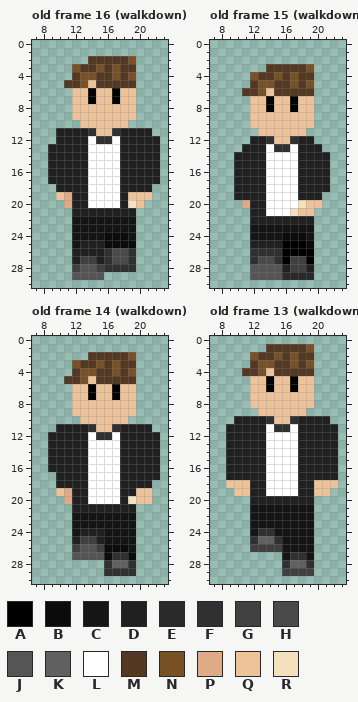
One commit to this pixel-art file: Assets/Art/Aseprite/wilbursoot.aseprite. This is how it looked before the edit.
32x32 pixels, 18 frames. Colours within 5 levels of each other are drawn and written as one. Shown: old frame 16 (walkdown): x 7..23, y 0..30; old frame 15 (walkdown): x 7..23, y 0..30; old frame 14 (walkdown): x 7..23, y 0..30; old frame 13 (walkdown): x 7..23, y 0..30. The commit also changed other frames, which this record leaves out.
Palette (. is transparent): A #000000  B #0b0b0b  C #151515  D #202020  E #2a2a2a  F #303030  G #404040  H #4a4a4a  J #555555  K #606060  L #ffffff  M #553822  N #785126  P #dfab85  Q #eec39a  R #f4e0bd
Pixels before, old frame 16 (walkdown), first column x 9:
 2 .....MMMMMN...
 3 ...NMMNMNMM...
 4 ...MNNMMNMN...
 5 ..MMNQMMMMM...
 6 ...QQAQQAQQ...
 7 ...QQAQQAQQ...
 8 ...QQQQQQQQ...
 9 ...QQQQQQQQ...
10 ....QQQQQQ....
11 .DDDDFQQFDDDD.
12 .DDDDLFFLDDDDD
13 DDDDDLLLLDDDDD
14 DDDDDLLLLDDDDD
15 DDDDDLLLLDDDDD
16 DDDDDLLLLDDDDD
17 DDDDDLLLLDDDDD
18 .DDDDLLLLDDDD.
19 .QPDDLLLLDQQQ.
20 ..PDDLLLLDRQ..
21 ...DDDDDDDD...
22 ...CCCCCCCC...
23 ...CCCCCCCC...
24 ...CCCCBBBC...
25 ...CDDDBBBB...
26 ...DDDDFHHF...
27 ...DGGDFHHF...
28 ...GJJGFFFF...
29 ...JJJJ.......
Pixels before, old frame 15 (walkdown), first column x 10:
 3 ....MMMMMN..
 4 ..NMMNMNMM..
 5 ..MNNMMNMN..
 6 .MMNQMMMMM..
 7 ..QQAQQAQQ..
 8 ..QQAQQAQQ..
 9 ..QQQQQQQQ..
10 ..QQQQQQQQ..
11 ...QQQQQQ...
12 ..DDFQQFDD..
13 .DDDLFFLDDD.
14 DDDDLLLLDDDD
15 DDDDLLLLDDDD
16 DDDDLLLLDDDD
17 DDDDLLLLDDDD
18 DDDDLLLLDDDD
19 DDDDLLLLDDD.
20 .PDDLLLLRQQ.
21 ..DDLLLRQQ..
22 ..DDDDDDDD..
23 ..CCCCCCCC..
24 ..CCCCBBBC..
25 ..DDDDAAAB..
26 ..FFFFAAAA..
27 ..FHHFAGGA..
28 ..JJJJDGGD..
29 ..JJJJEEEE..
Pixels before, old frame 14 (walkdown), first column x 9:
 2 .....MMMMMN...
 3 ...NMMNMNMM...
 4 ...MNNMMNMN...
 5 ..MMNQMMMMM...
 6 ...QQAQQAQQ...
 7 ...QQAQQAQQ...
 8 ...QQQQQQQQ...
 9 ...QQQQQQQQ...
10 ....QQQQQQ....
11 .DDDDFQQFDDDD.
12 DDDDDLFFLDDDDD
13 DDDDDLLLLDDDDD
14 DDDDDLLLLDDDDD
15 DDDDDLLLLDDDDD
16 DDDDDLLLLDDDDD
17 .DDDDLLLLDDDDD
18 .DDDDLLLLDDDD.
19 .QPDDLLLLDDQQ.
20 ..PDDLLLLDRQQ.
21 ...DDDDDDDD...
22 ...CCCCCCCC...
23 ...CCCCCCCC...
24 ...CDDDCCCC...
25 ...DGGDCCCC...
26 ...GJJGBBBC...
27 ...JJJJBFFB...
28 .......FKKF...
29 .......FFFF...
Pixels before, old frame 13 (walkdown), first column x 9:
 1 .....MMMMMN...
 2 ...NMMNMNMM...
 3 ...MNNMMNMN...
 4 ..MMNQMMMMM...
 5 ...QQAQQAQQ...
 6 ...QQAQQAQQ...
 7 ...QQQQQQQQ...
 8 ...QQQQQQQQ...
 9 ....QQQQQQ....
10 .DDDDFQQFDDDD.
11 DDDDDLFFLDDDDD
12 DDDDDLLLLDDDDD
13 DDDDDLLLLDDDDD
14 DDDDDLLLLDDDDD
15 DDDDDLLLLDDDDD
16 DDDDDLLLLDDDDD
17 DDDDDLLLLDDDDD
18 QQQDDLLLLDDQQQ
19 .QQDDLLLLDDQQ.
20 ...DDDDDDDD...
21 ...CCCCCCCC...
22 ...CCCCCCCC...
23 ...CCCCCCCC...
24 ...CFFCCCCC...
25 ...FKKFCCCC...
26 ...GGGGCCCC...
27 .......CFFC...
28 .......FKKF...
29 .......GGGG...
After:
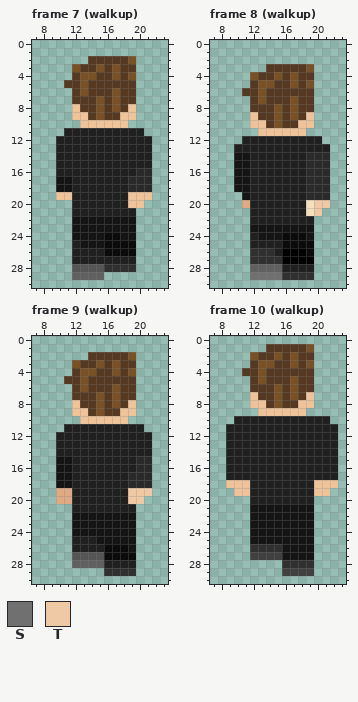
Colours new in this view: S #707070  T #efc8a4
A new or re-ordered frame is compared with the old frame closest to it.
The exact change:
frames 18 -> 35
Frame 7 (walkup) is new; against old frame 16 (walkdown):
y 5: x 14 Q -> M
y 6: x 12..19 QQAQQAQQ -> MNMMMNMM
y 7: x 12..19 QQAQQAQQ -> MMMNMNMM
y 8: x 13..18 QQQQQQ -> MMNMNM
y 9: x 14..17 QQQQ -> MNMM
y 11: x 10 D -> .; x 14..17 FQQF -> DDDD; x 21 D -> .
y 12: x 14..17 LFFL -> DDDD; x 22 D -> .
y 13..15: x 9 D -> .; x 14..17 LLLL -> DDDD; x 22 D -> .
y 16: x 9 D -> .; x 14..17 LLLL -> DDDD; x 20..22 DDD -> EE.
y 17: x 9..11 DDD -> .CC; x 14..17 LLLL -> DDDD; x 19..22 DDDD -> EEE.
y 18: x 10..11 DD -> CC; x 14..17 LLLL -> DDDD; x 19..21 DDD -> EEE
y 19: x 11 P -> Q; x 14..17 LLLL -> DDDD
y 20: x 11 P -> .; x 14..17 LLLL -> DDDD; x 19 R -> Q
y 24: x 18 B -> C
y 25: x 12..15 CDDD -> DCCC
y 26: x 16..19 FHHF -> BBBB
y 27: x 13..14 GG -> DD; x 16..19 FHHF -> DDDD
y 28: x 12 G -> J; x 15 G -> J
y 29: x 12..15 JJJJ -> KKKK
Frame 8 (walkup) is new; against old frame 15 (walkdown):
y 6: x 14 Q -> M
y 7: x 12..19 QQAQQAQQ -> MNMMMNMM
y 8: x 12..19 QQAQQAQQ -> MMMNMNMM
y 9: x 13..18 QQQQQQ -> MMNMNM
y 10: x 14..17 QQQQ -> MNMM
y 12: x 11 . -> D; x 14..17 FQQF -> DDDD; x 20 . -> D
y 13: x 10 . -> D; x 14..17 LFFL -> DDDD; x 21 . -> D
y 14..18: x 10..11 DD -> CC; x 14..17 LLLL -> DDDD; x 19..21 DDD -> EEE
y 19: x 10..11 DD -> .C; x 14..17 LLLL -> DDDD; x 19..21 DD. -> EEE
y 20: x 14..21 LLLLRQQ. -> DDDDDRTT
y 21: x 14..20 LLLRQQ. -> DDDDDRT
y 24: x 12 C -> D
y 25: x 16..18 AAA -> BBB
y 26: x 15 F -> D; x 19 A -> B
y 27: x 13..14 HH -> FF; x 17..18 GG -> AA
y 28: x 12..15 JJJJ -> KKKK; x 17..18 GG -> DD
y 29: x 12..19 JJJJEEEE -> SSSSFFFF
Frame 9 (walkup) is new; against old frame 14 (walkdown):
y 5: x 14 Q -> M
y 6: x 12..19 QQAQQAQQ -> MNMMMNMM
y 7: x 12..19 QQAQQAQQ -> MMMNMNMM
y 8: x 13..18 QQQQQQ -> MMNMNM
y 9: x 14..17 QQQQ -> MNMM
y 11: x 10 D -> .; x 14..17 FQQF -> DDDD; x 21 D -> .
y 12: x 9 D -> .; x 14..17 LFFL -> DDDD; x 22 D -> .
y 13..14: x 9 D -> .; x 14..17 LLLL -> DDDD; x 22 D -> .
y 15..16: x 9..11 DDD -> .CC; x 14..17 LLLL -> DDDD; x 20..22 DDD -> EE.
y 17: x 10..11 DD -> CC; x 14..17 LLLL -> DDDD; x 19..22 DDDD -> EEE.
y 18: x 10..11 DD -> CC; x 14..17 LLLL -> DDDD; x 19..21 DDD -> EEE
y 19: x 10 Q -> P; x 14..17 LLLL -> DDDD; x 19..21 DQQ -> TTT
y 20: x 10 . -> P; x 14..17 LLLL -> DDDD; x 19..21 RQQ -> TT.
y 24: x 13..15 DDD -> CCC
y 25: x 13..15 GGD -> DDC
y 26: x 12..15 GJJG -> DDDD
y 27: x 17..18 FF -> BB
y 28: x 12..19 ....FKKF -> KKKKDDDD
Frame 10 (walkup) is new; against old frame 13 (walkdown):
y 4: x 14 Q -> M
y 5: x 12..19 QQAQQAQQ -> MNMMMNMM
y 6: x 12..19 QQAQQAQQ -> MMMNMNMM
y 7: x 13..18 QQQQQQ -> MMNMNM
y 8: x 14..17 QQQQ -> MNMM
y 10: x 14..17 FQQF -> DDDD
y 11: x 14..17 LFFL -> DDDD
y 12..19: x 14..17 LLLL -> DDDD
y 24: x 13..14 FF -> CC
y 25: x 12..15 FKKF -> CCCC
y 26: x 12..15 GGGG -> FFFF
y 27: x 12..15 .... -> GGGG; x 17..18 FF -> CC
y 28: x 17..18 KK -> FF
Changed places in both pictures, as pixel boxes (x1, y1, x2, y2):
changed: (48, 80, 160, 208)
changed: (72, 232, 136, 280)
changed: (234, 88, 330, 280)
changed: (48, 376, 160, 504)
changed: (72, 528, 136, 568)
changed: (250, 368, 314, 496)
changed: (250, 528, 306, 568)
